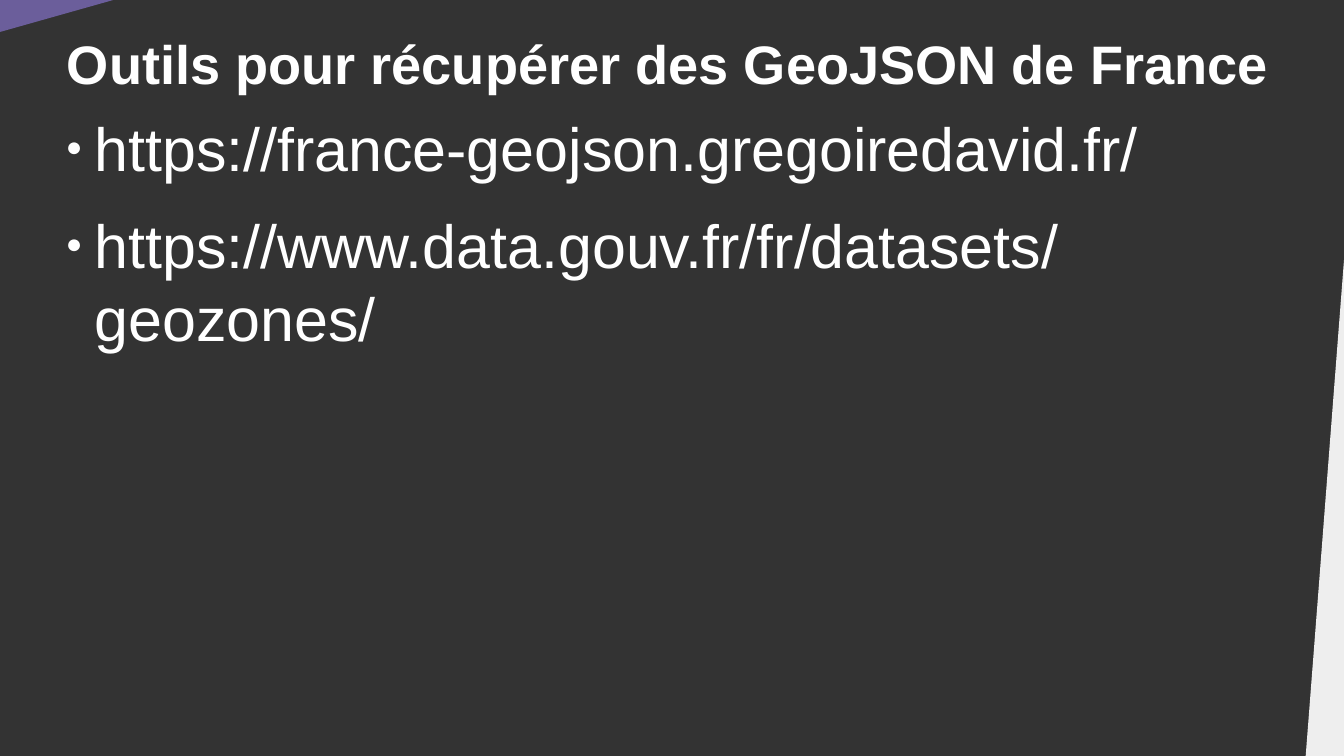
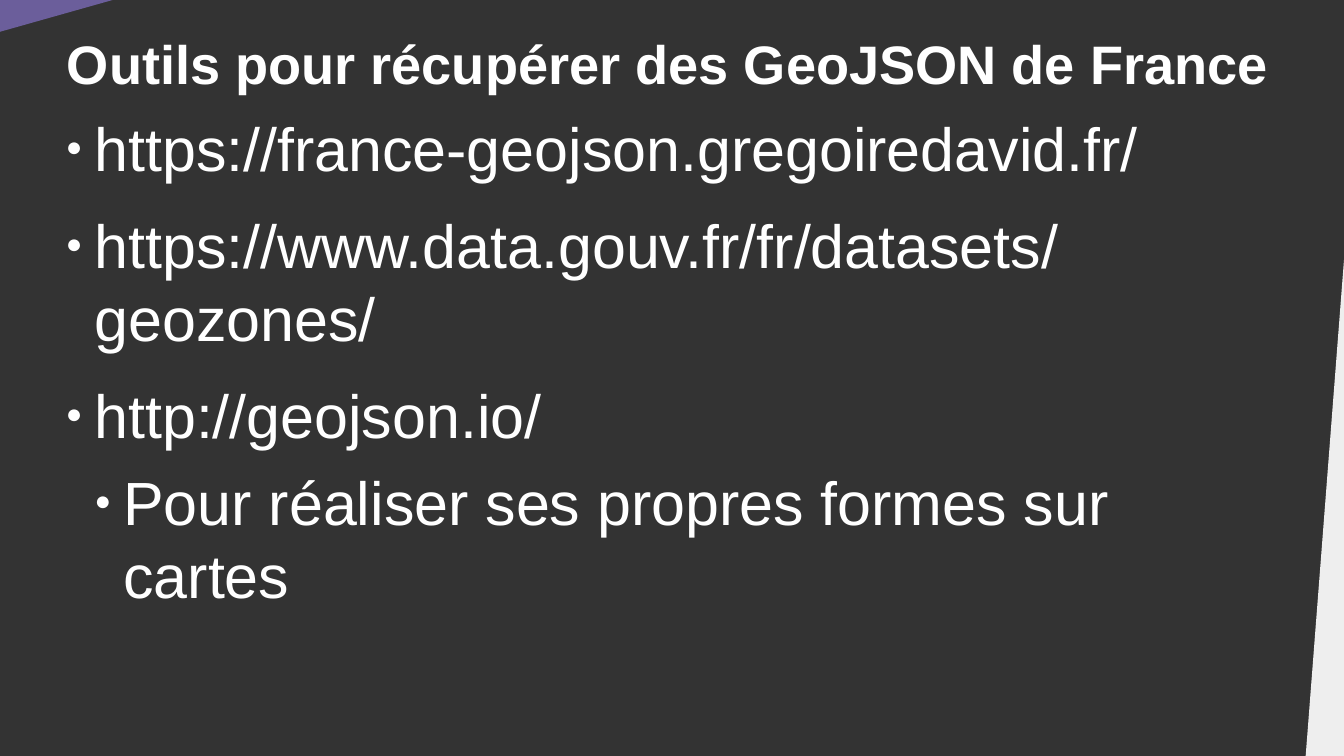
Before and after one commit to DanYellow/cours, a slide deck: slide 12 of data-journalisme-s4/travaux-pratiques/numero-5/presentation.odp (slide 13 before the commit). Drawn at 1344x756 pixels with LibreOffice and Linux fonts; fonts in the diff are those of the drawing. Boxes give left, top, right and bottom in pixels: in the first picture for what was removed or moved away, otherwise in the second. Text is boxed around its words. In the diff, an @@ line names an element or a change of style, - is before the commit and + after.

```diff
--- a/data-journalisme-s4/travaux-pratiques/numero-5/presentation.odp
+++ b/data-journalisme-s4/travaux-pratiques/numero-5/presentation.odp
@@ text at (95,394,1109,599): paragraphs added @@
+● http://geojson.io/
+  ● Pour réaliser ses propres formes sur cartes
```
Also in this commit, not shown: 4 other slides changed, 1 slide added, 6 other files.
